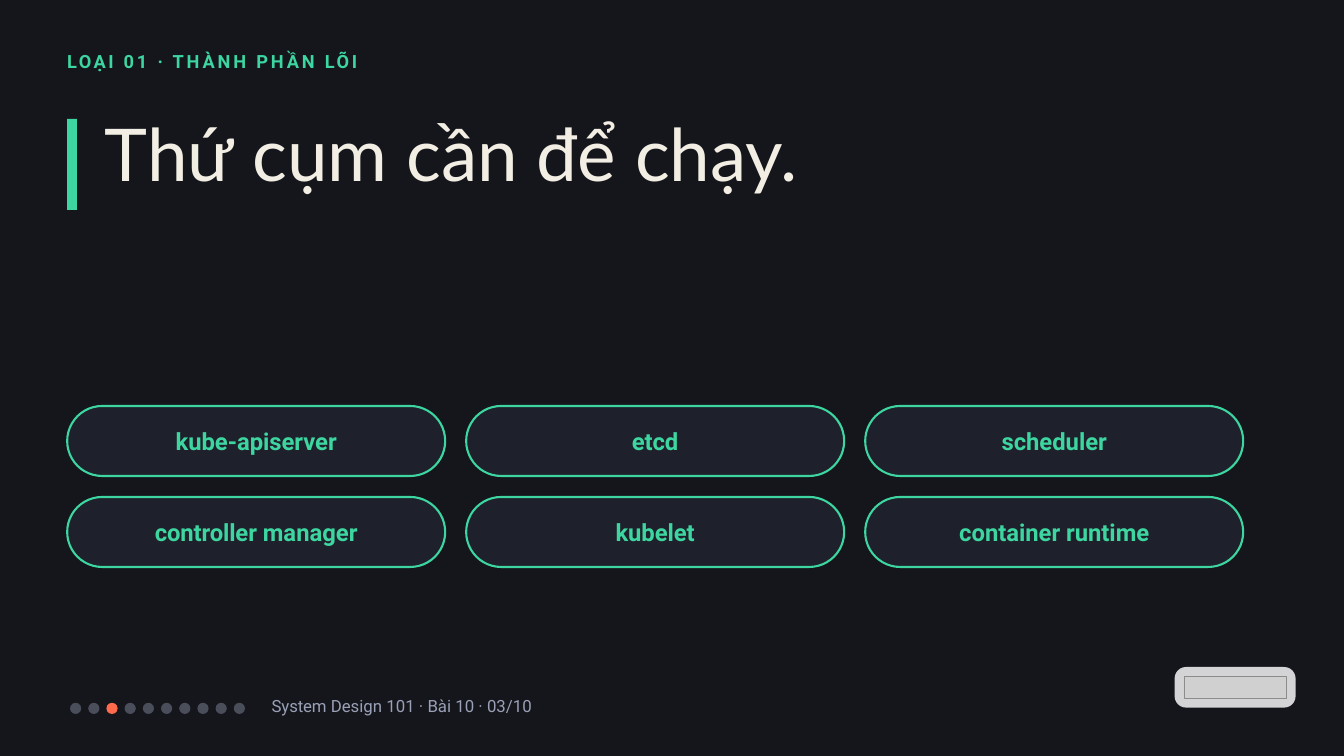
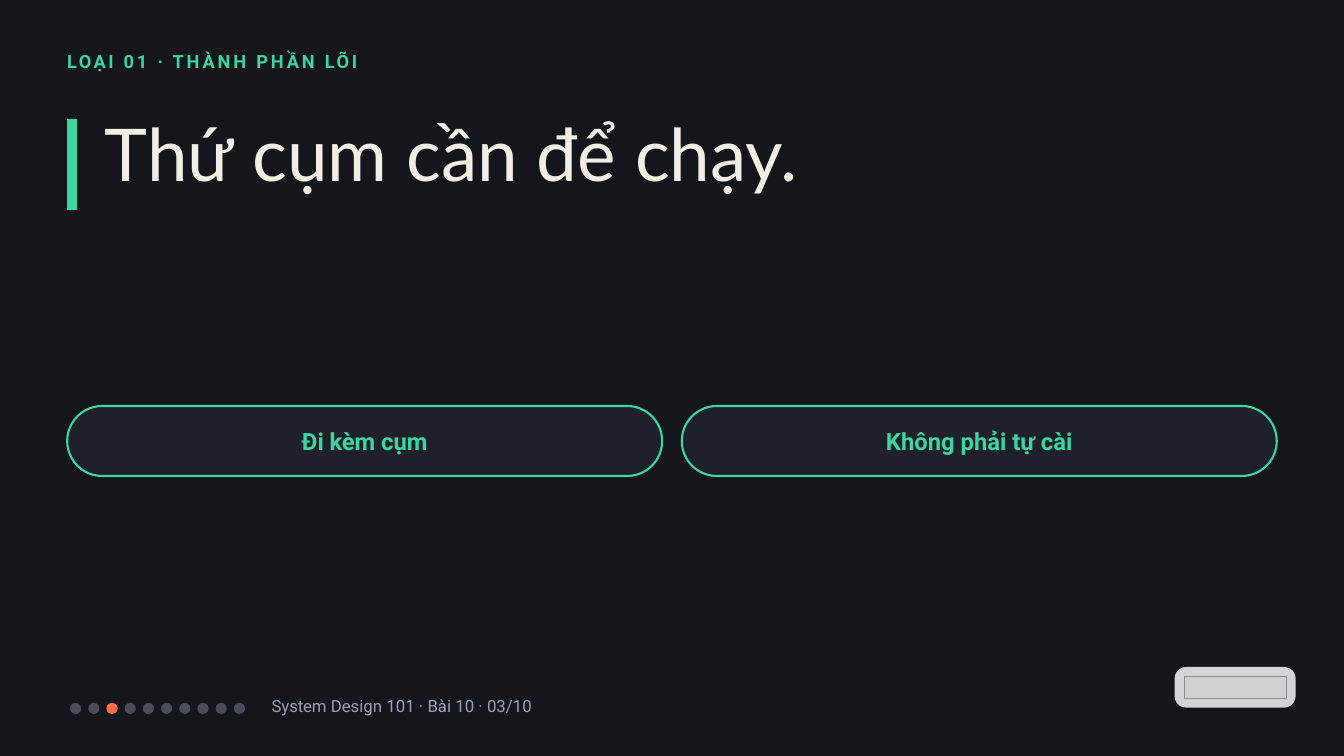
Before and after one commit to vohoailinh90/tool-marketing-studio, a slide deck: slide 3 of system-design-101/vi/lessons/sd-13-010/slides/sd-13-010.pptx. Drawn at 1344x756 pixels with LibreOffice and Linux fonts; fonts in the diff are those of the drawing; grey boxes stand for pictures. Boxes give left, top, right and bottom in pixels: in the first picture for what was removed or moved away, otherwise in the second. Text is boxed around its words. In the diff, an @@ line names an element or a change of style, - is before the commit and + after.

```diff
--- a/system-design-101/vi/lessons/sd-13-010/slides/sd-13-010.pptx
+++ b/system-design-101/vi/lessons/sd-13-010/slides/sd-13-010.pptx
@@ rounded rectangle removed at [67,406,445,476] @@
-kube-apiserver
@@ rounded rectangle added at [67,406,662,476], fill #1E212B, outline #3DD6A0 2.25 pt, 25.5 pt, text #3DD6A0, bold @@
+Đi kèm cụm
@@ rounded rectangle removed at [466,406,844,476] @@
-etcd
@@ rounded rectangle added at [682,406,1277,476], fill #1E212B, outline #3DD6A0 2.25 pt, 25.5 pt, text #3DD6A0, bold @@
+Không phải tự cài
@@ rounded rectangle removed at [866,406,1243,476] @@
-scheduler
@@ rounded rectangle removed at [67,497,445,567] @@
-controller manager
@@ rounded rectangle removed at [466,497,844,567] @@
-kubelet
@@ rounded rectangle removed at [866,497,1243,567] @@
-container runtime
```
Also in this commit, not shown: 1 other slide changed, 1 other file.
